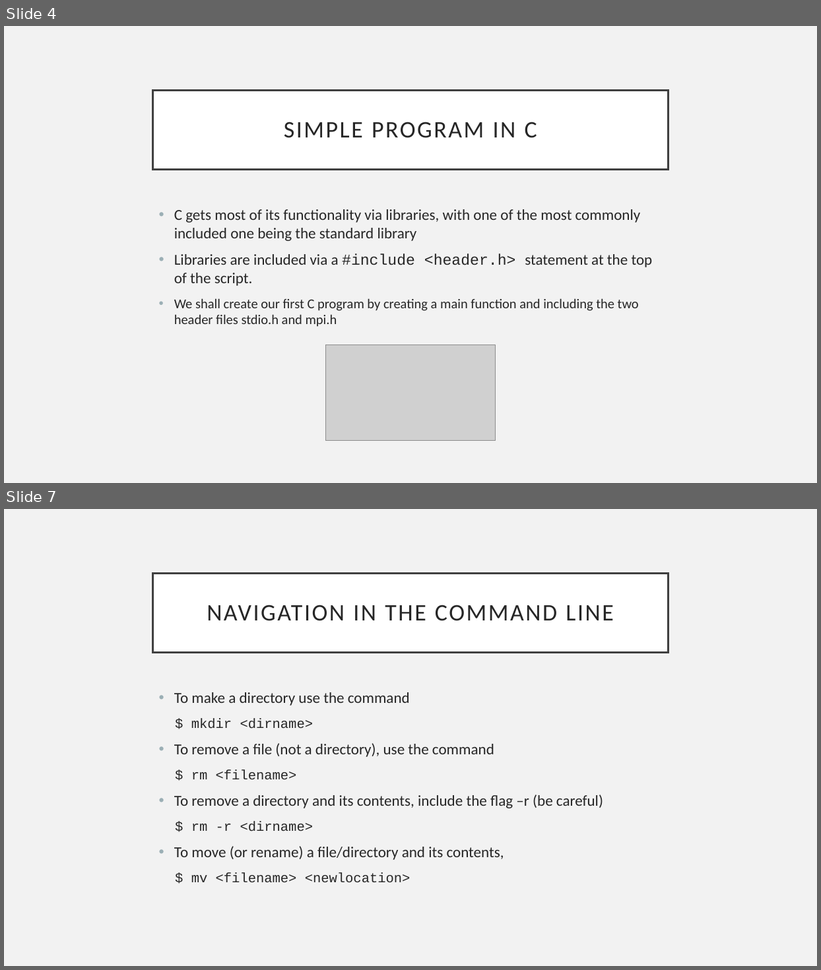
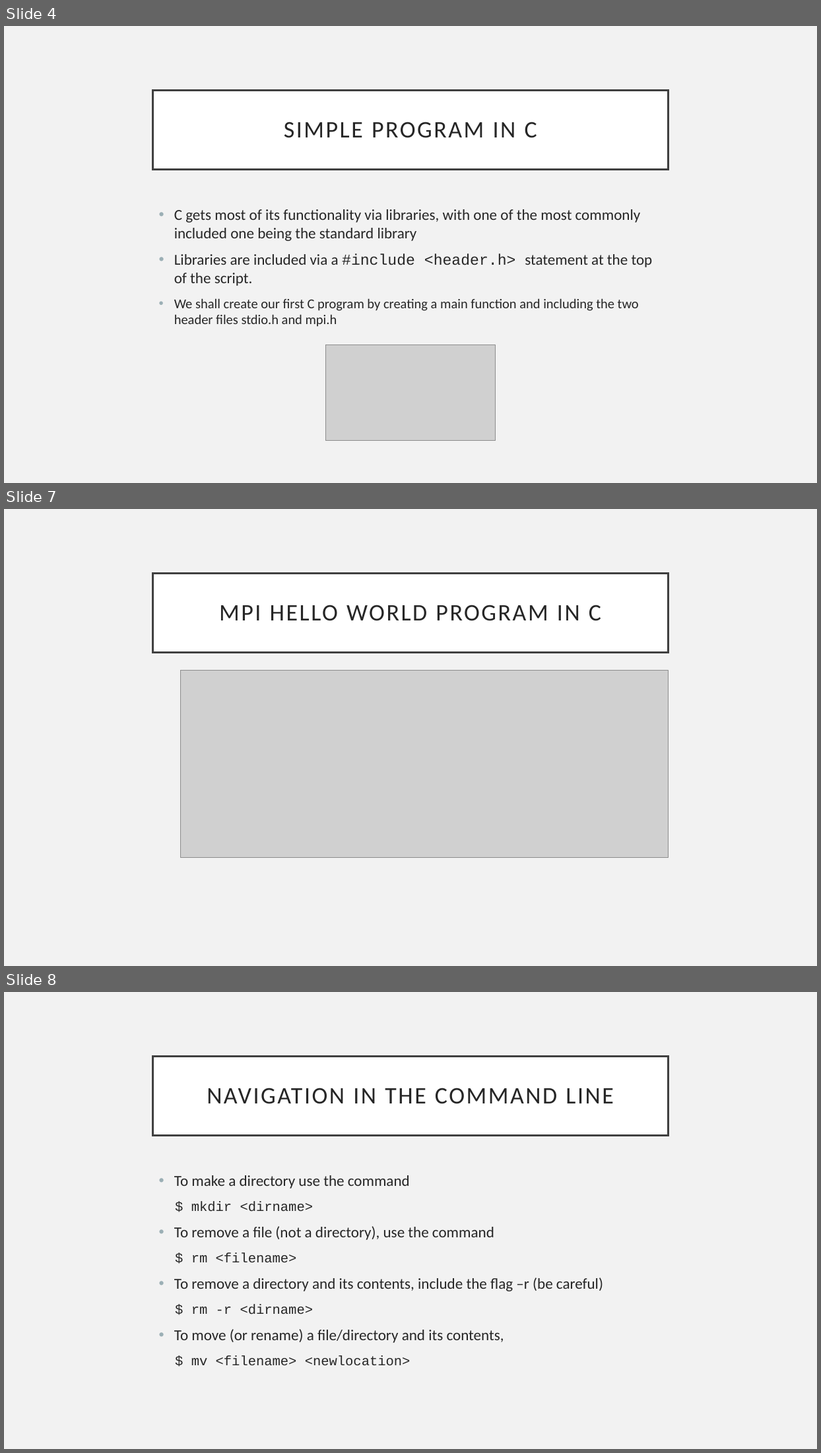
Before and after one commit to Andrewpensoneault/Intro-Parallel-Computing, a slide deck: Lectures/Lecture 3/lecture3.pptx. Shown one above the other, each under a label of ours: slides 4 and 7 before the commit, slides 4, 7 and 8 after it; the slides between them are not shown. The pictures are 821x970 and 821x1453 pixels, drawn with LibreOffice and Linux fonts; fonts in the diff are those of the drawing; grey boxes stand for pictures. Boxes give left, top, right and bottom in pixels: in the first picture for what was removed or moved away, otherwise in the second. Text is boxed around its words. In the diff, an @@ line names an element or a change of style, - is before the commit and + after.

Commit message:
Updated mpi program

```diff
--- a/Lectures/Lecture 3/lecture3.pptx
+++ b/Lectures/Lecture 3/lecture3.pptx
@@ slide 7 added at (x1=4, y1=509, x2=817, y2=966), background #F2F2F2 @@
@@ title added at (x1=153, y1=573, x2=668, y2=652), fill #FFFFFF, outline #404040 2.5 pt, 28 pt, text #262626 @@
+MPI HELLO WORLD PROGRAM IN C
@@ picture added at (x1=180, y1=670, x2=668, y2=857) @@
@@ what was slide 7 is now slide 8 @@
```
Also in this commit, not shown: 1 slide changed, 1 other slide added, 1 slide removed, 1 other file.
